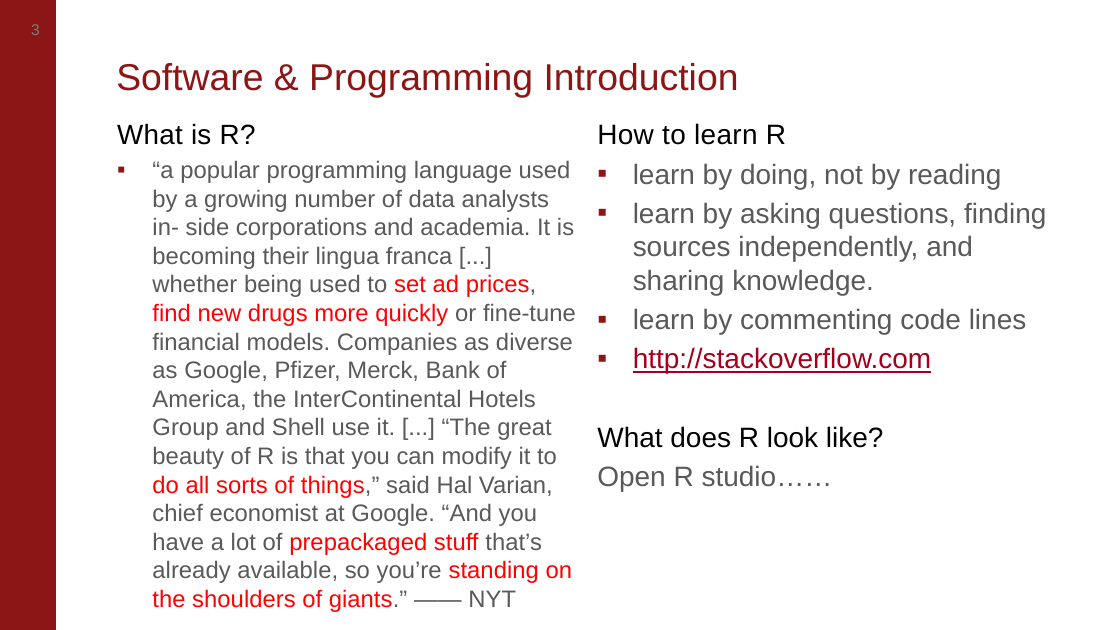
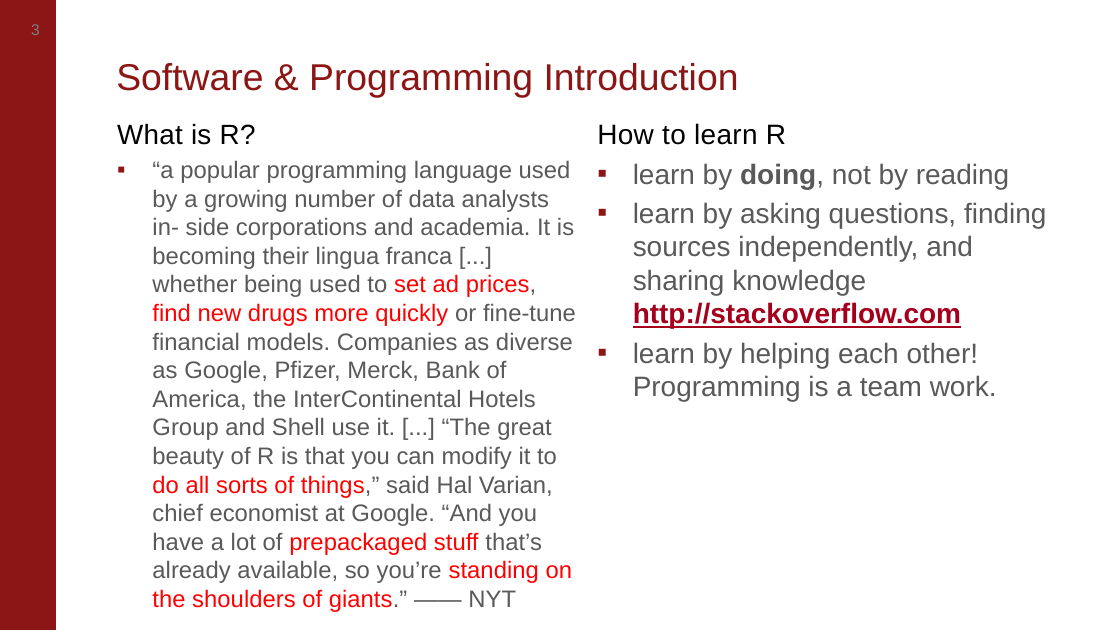
Before and after one commit to kaipingchen/com106-206-TA, a slide deck: slide 3 of KaipingAdina's Section Material/Intro Section/IntroSection.pptx. Drawn at 1120x630 pixels with LibreOffice and Linux fonts; fonts in the diff are those of the drawing; background and template pictures are left out. Boxes give left, top, right and bottom in pixels: in the first picture for what was removed or moved away, otherwise in the second. Text is boxed around its words. In the diff, an @@ line names an element or a change of style, - is before the commit and + after.

```diff
--- a/KaipingAdina's Section Material/Intro Section/IntroSection.pptx
+++ b/KaipingAdina's Section Material/Intro Section/IntroSection.pptx
@@ text at (633, 163, 1009, 189): bold on in "doing," @@
@@ text at (633, 202, 1046, 401): text changed @@
-  ▪ learn by asking questions, finding sources independently, and sharing knowledge.
-  ▪ learn by commenting code lines
-  ▪ http://stackoverflow.com
-  What does R look like?
-  Open R studio……
+  ▪ learn by asking questions, finding sources independently, and sharing knowledge http://stackoverflow.com
+  ▪ learn by helping each other! Programming is a team work.
```
Also in this commit, not shown: 3 other slides changed, 6 slides added, 2 other files.
